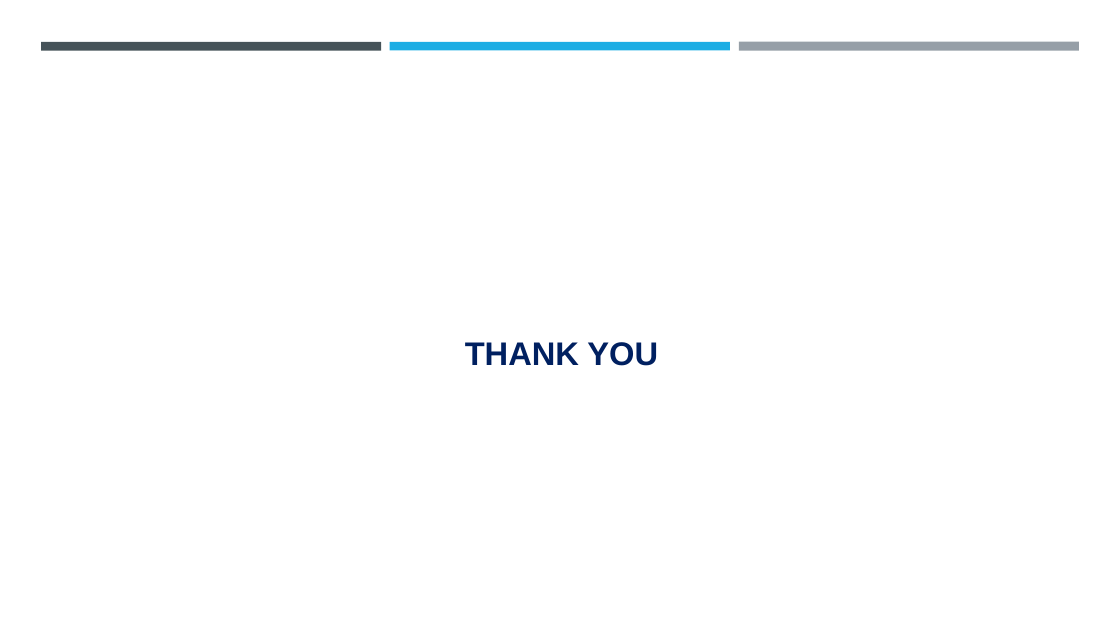
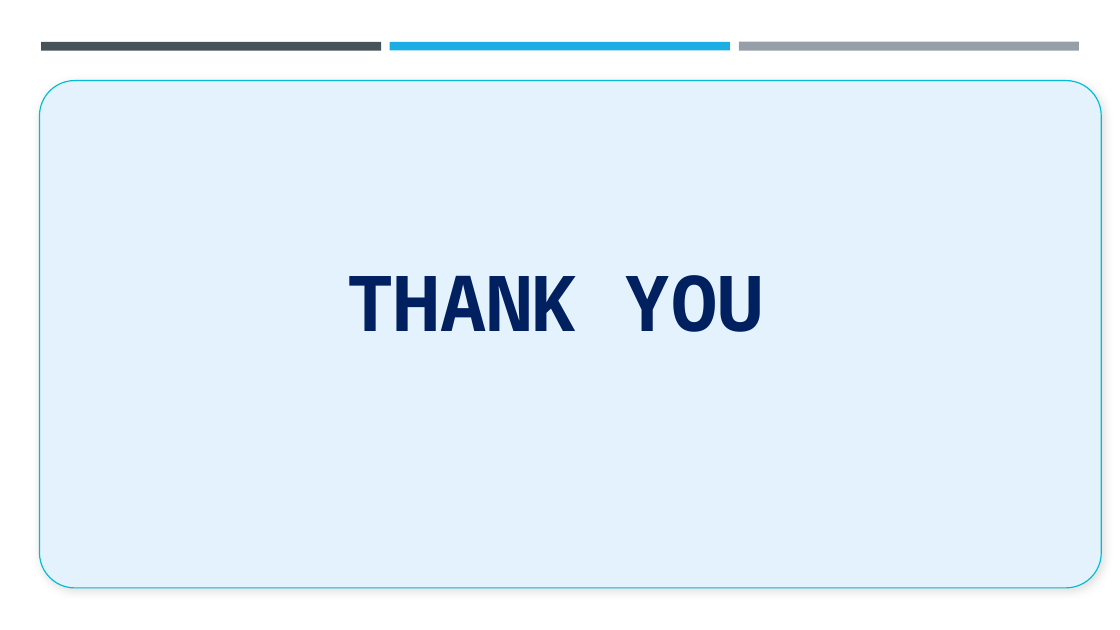
Before and after one commit to palakkhandelwal22/AI-Job-Scam-Detector, a slide deck: slide 29 of AI-JOB-SCAM-DETECTOR-PRESENTATION.pptx. Drawn at 1120x630 pixels with LibreOffice and Linux fonts; fonts in the diff are those of the drawing; background and template pictures are left out. Boxes give left, top, right and bottom in pixels: in the first picture for what was removed or moved away, otherwise in the second. Text is boxed around its words. In the diff, an @@ line names an element or a change of style, - is before the commit and + after.

```diff
--- a/AI-JOB-SCAM-DETECTOR-PRESENTATION.pptx
+++ b/AI-JOB-SCAM-DETECTOR-PRESENTATION.pptx
@@ rounded rectangle added at box(39, 81, 1102, 588), fill #E3F2FD, outline #00BCD4 1 pt @@
@@ text "THANK YOU": place and size @@
-text "THANK YOU" at box(465, 342, 658, 366)
+text "THANK YOU" at box(348, 275, 764, 332)
@@ text "THANK YOU" at box(348, 275, 764, 332): size 28 to 66 pt, font Arial to Noto Sans Mono; alignment centre to left; vertical alignment bottom to top @@
```
Also in this commit, not shown: 7 other slides changed, 7 slides added, 7 slides removed.
